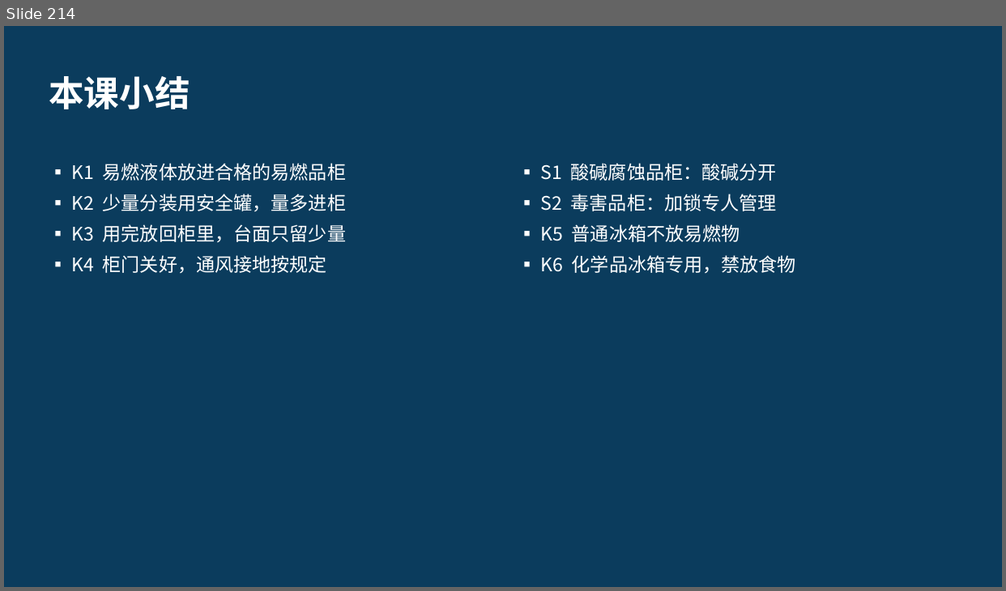
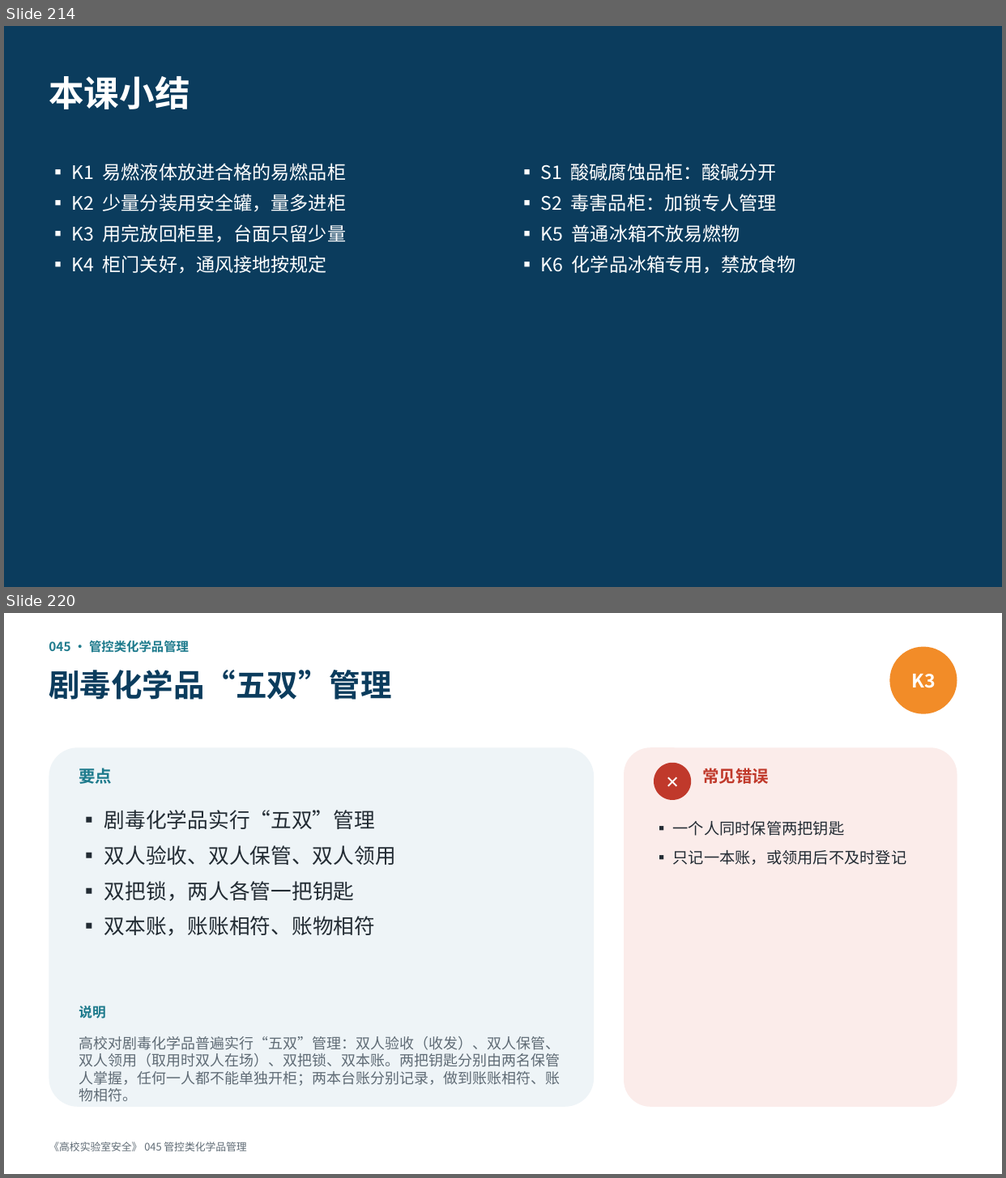
Before and after one commit to hanrongwx-max/videoyoutubo, a slide deck: course/高校实验室安全/课件/第5章_化学品安全.pptx. Shown one above the other, each under a label of ours: slide 214 before the commit, slides 214 and 220 after it; the slides between them are not shown. The pictures are 1006x591 and 1006x1178 pixels, drawn with LibreOffice and Linux fonts; fonts in the diff are those of the drawing. Boxes give left, top, right and bottom in pixels: in the first picture for what was removed or moved away, otherwise in the second. Text is boxed around its words. In the diff, an @@ line names an element or a change of style, - is before the commit and + after.

```diff
--- a/course/高校实验室安全/课件/第5章_化学品安全.pptx
+++ b/course/高校实验室安全/课件/第5章_化学品安全.pptx
@@ slide 220 added at box(4, 613, 1002, 1174), background #FFFFFF @@
@@ text added at box(49, 641, 189, 653), 12 pt, text #1D7A8C, bold @@
+045 · 管控类化学品管理
@@ ellipse added at box(889, 647, 957, 714), fill #F28C28, 18 pt, text #FFFFFF, bold @@
+K3
@@ text added at box(49, 670, 391, 700), 30 pt, text #0B3C5D, bold @@
+剧毒化学品“五双”管理
@@ rounded rectangle added at box(49, 747, 594, 1107), fill #EEF4F7 @@
@@ rounded rectangle added at box(624, 747, 957, 1107), fill #FBECEA @@
@@ text added at box(79, 768, 112, 784), 16 pt, text #1D7A8C, bold @@
+要点
@@ ellipse added at box(654, 763, 691, 800), fill #C0392B, 16 pt, text #FFFFFF, bold @@
+✕
@@ text added at box(702, 768, 769, 784), 16 pt, text #C0392B, bold @@
+常见错误
@@ text added at box(104, 810, 396, 936), 20 pt, text #222B33 @@
+▪ 剧毒化学品实行“五双”管理
+▪ 双人验收、双人保管、双人领用
+▪ 双把锁，两人各管一把钥匙
+▪ 双本账，账账相符、账物相符
@@ text added at box(673, 821, 907, 865), 15 pt, text #222B33 @@
+▪ 一个人同时保管两把钥匙
+▪ 只记一本账，或领用后不及时登记
@@ text added at box(79, 1006, 105, 1019), 13 pt, text #1D7A8C, bold @@
+说明
@@ text added at box(79, 1037, 560, 1086), 14 pt, text #5F6B75 @@
+高校对剧毒化学品普遍实行“五双”管理：双人验收（收发）、双人保管、双人领用（取用时双人在场）、双把锁、双本账。两把钥匙分别由两名保管人掌握，任何一人都不能单独开柜；两本台账分别记录，做到账账相符、账物相符。
@@ text added at box(49, 1142, 246, 1152), 10 pt, text #5F6B75 @@
+《高校实验室安全》 045 管控类化学品管理
```
Also in this commit, not shown: 16 other slides added, 2 other files.
